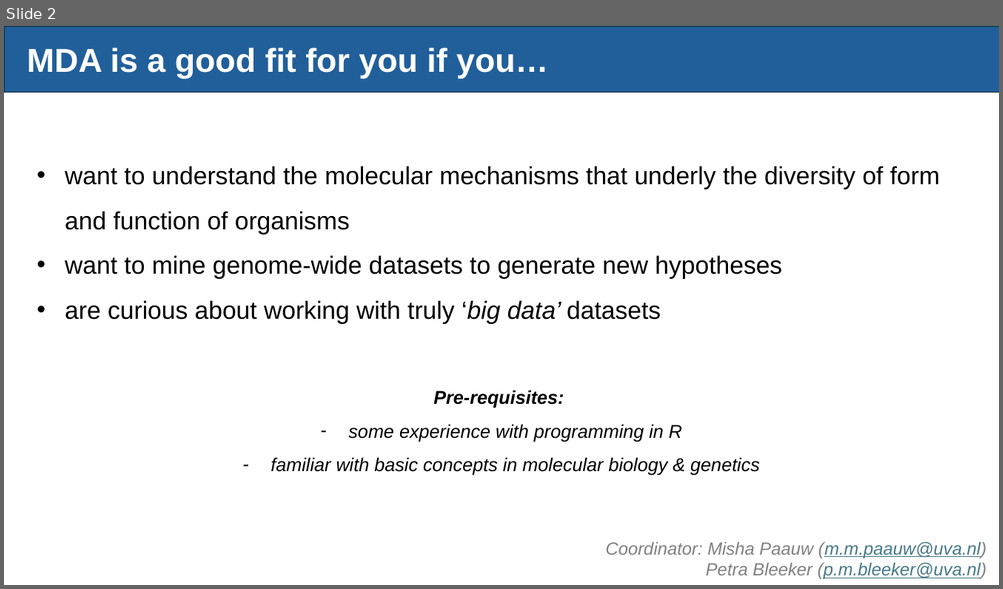
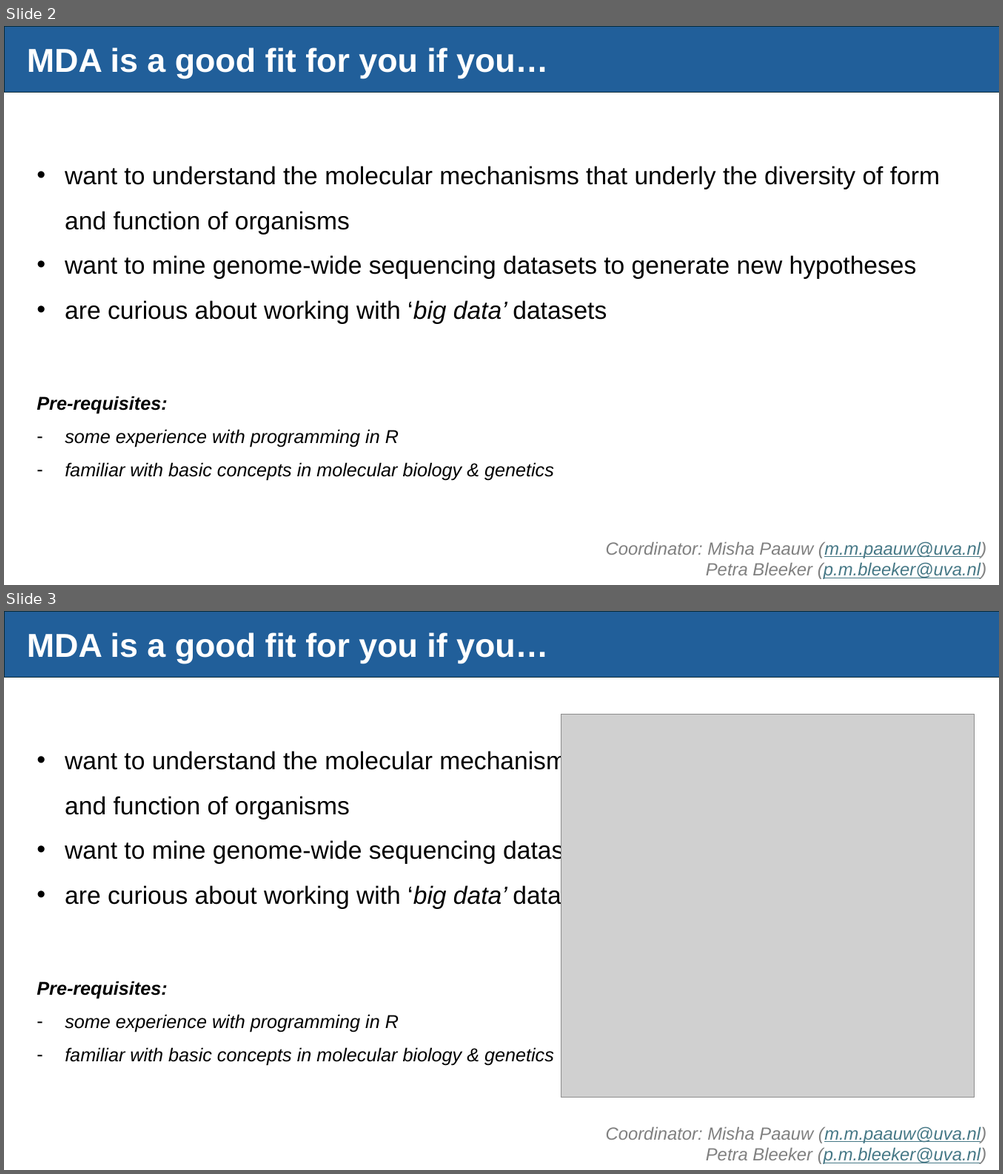
Before and after one commit to mishapaauw/molecular-data-analysis, a slide deck: lectures/QS_pitch_MDA_2026.pptx. Shown one above the other, each under a label of ours: slide 2 before the commit, slides 2 and 3 after it. The pictures are 1003x589 and 1003x1174 pixels, drawn with LibreOffice and Linux fonts; fonts in the diff are those of the drawing; grey boxes stand for pictures. Boxes give left, top, right and bottom in pixels: in the first picture for what was removed or moved away, otherwise in the second. Text is boxed around its words. In the diff, an @@ line names an element or a change of style, - is before the commit and + after.

```diff
--- a/lectures/QS_pitch_MDA_2026.pptx
+++ b/lectures/QS_pitch_MDA_2026.pptx
@@ slide 3 added at bbox=[4, 611, 999, 1170], background #FFFFFF @@
@@ rectangle added at bbox=[4, 611, 999, 678], fill #215F9A, outline #092A39 0.5 pt @@
@@ text added at bbox=[27, 632, 548, 664], 32 pt, text #FFFFFF, bold @@
+MDA is a good fit for you if you…
@@ picture added at bbox=[560, 715, 974, 1098] @@
@@ text added at bbox=[65, 749, 606, 909], 24 pt, text #000000 @@
+• want to understand the molecular mechanisms that underly the diversity of form and function of organisms
+• want to mine genome-wide sequencing datasets to generate new hypotheses
+• are curious about working with ‘big data’ datasets
@@ text added at bbox=[37, 981, 554, 1066], 18 pt, text #000000, italic @@
+Pre-requisites:
+– some experience with programming in R
+– familiar with basic concepts in molecular biology & genetics
@@ text added at bbox=[606, 1127, 987, 1165], 17 pt, text #808080, italic @@
+Coordinator: Misha Paauw (m.m.paauw@uva.nl)
+Petra Bleeker (p.m.bleeker@uva.nl)
@@ slide 2 changed as well @@
@@ text at bbox=[65, 255, 916, 324]: text changed @@
-• want to mine genome-wide datasets to generate new hypotheses
-• are curious about working with truly ‘big data’ datasets
+• want to mine genome-wide sequencing datasets to generate new hypotheses
+• are curious about working with ‘big data’ datasets
@@ text "Pre-requisites:": place and size @@
-text "Pre-requisites:" at bbox=[270, 390, 760, 476]
+text "Pre-requisites:" at bbox=[37, 396, 554, 481]
@@ text "Pre-requisites:" at bbox=[37, 396, 554, 481]: alignment centre to left @@
```
Also in this commit, not shown: 3 other slides changed, 1 other slide added, 1 other file.
